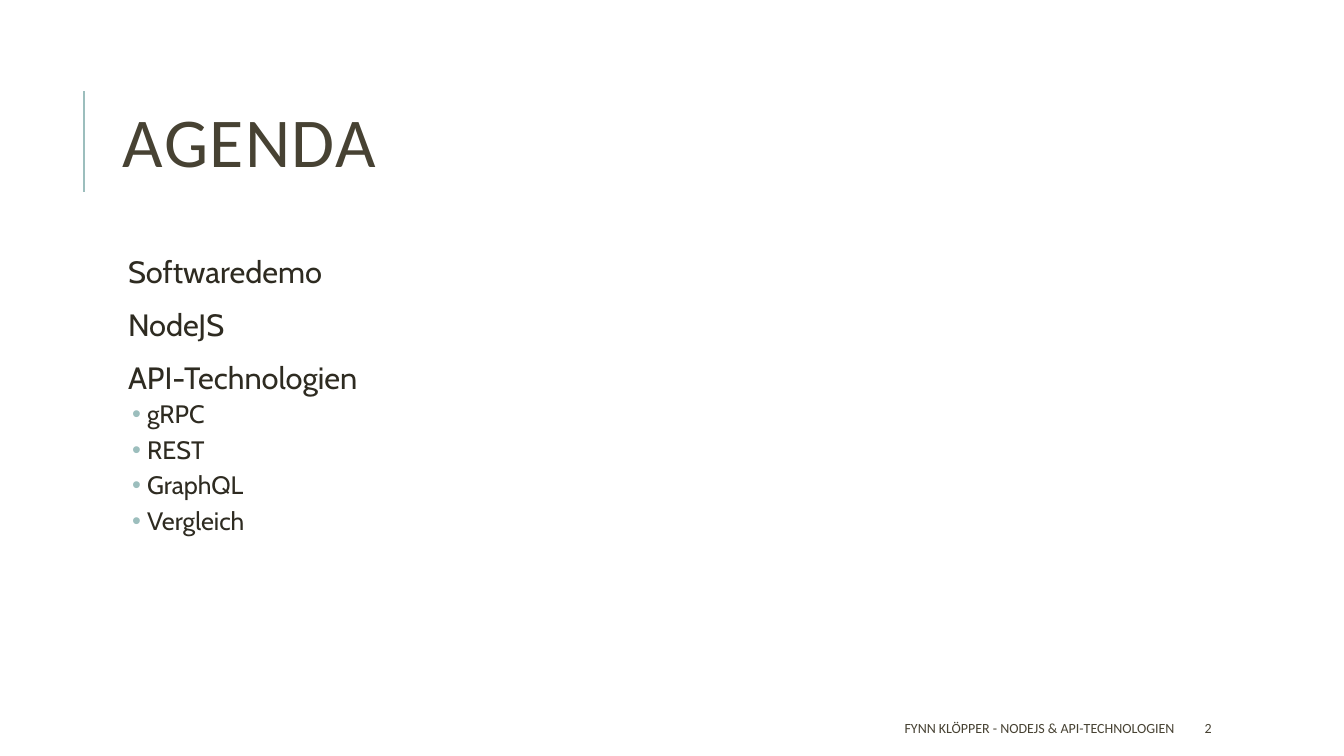
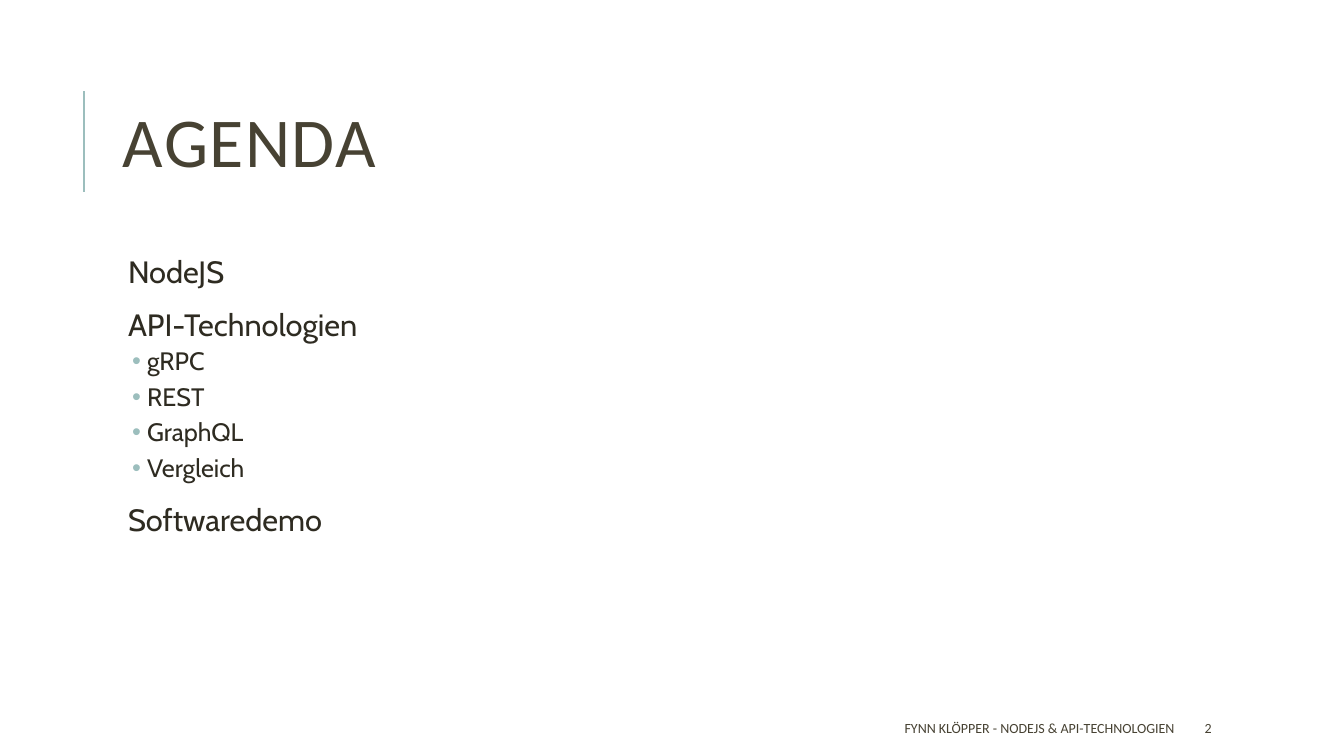
Before and after one commit to fkloepper/presentation, a slide deck: slide 2 of Fullstack Development/Backend/Backend.pptx. Drawn at 1344x756 pixels with LibreOffice and Linux fonts; fonts in the diff are those of the drawing. Boxes give left, top, right and bottom in pixels: in the first picture for what was removed or moved away, otherwise in the second. Text is boxed around its words. In the diff, an @@ line names an element or a change of style, - is before the commit and + after.

Commit message:
Agenda Änderung und Bilder hinzugefügt

```diff
--- a/Fullstack Development/Backend/Backend.pptx
+++ b/Fullstack Development/Backend/Backend.pptx
@@ text at <box>128,260,322,284</box>: paragraph removed @@
-  Softwaredemo
@@ text at <box>128,508,322,532</box>: paragraph added @@
+  Softwaredemo
```
Also in this commit, not shown: 11 other slides changed, 7 slides added, 1 slide removed, 1 other file.
